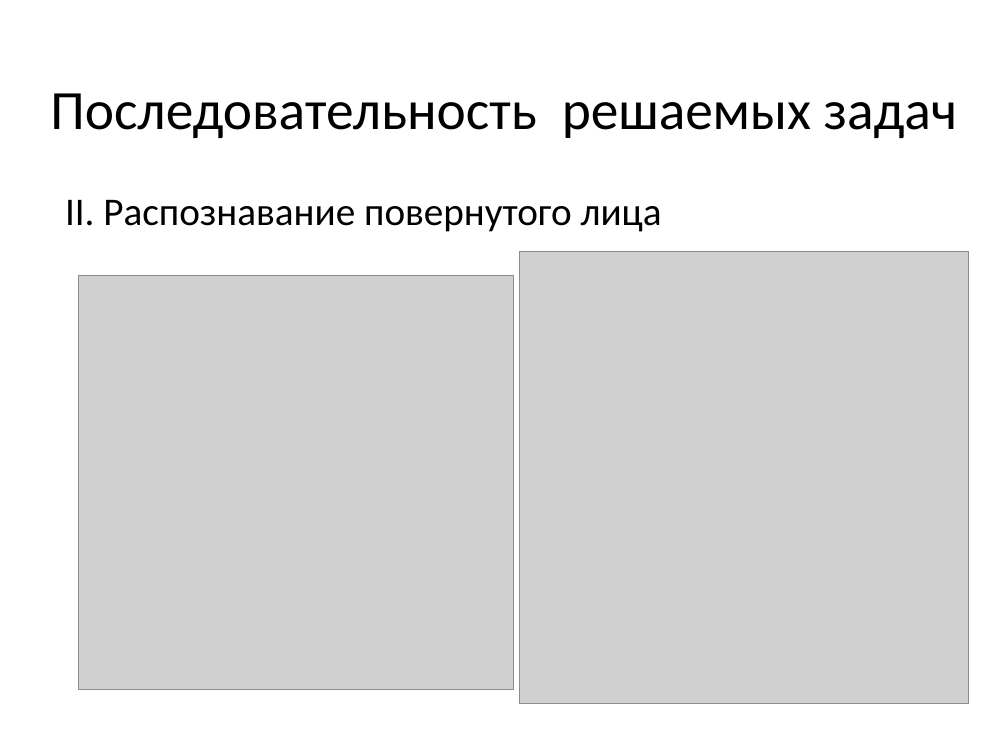
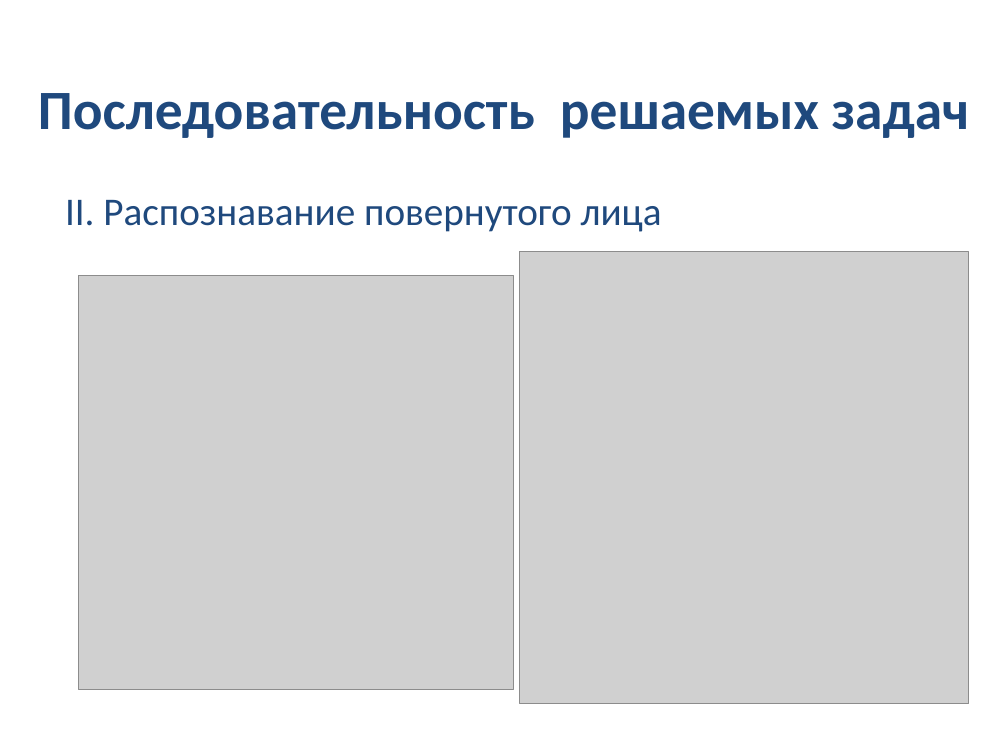
Before and after one commit to ohld/edipus, a slide deck: slide 5 of presentation_files/Презентация.pptx (slide 4 before the commit). Drawn at 1008x756 pixels with LibreOffice and Linux fonts; fonts in the diff are those of the drawing; grey boxes stand for pictures. Boxes give left, top, right and bottom in pixels: in the first picture for what was removed or moved away, otherwise in the second. Text is boxed around its words. In the diff, an @@ line names an element or a change of style, - is before the commit and + after.

```diff
--- a/presentation_files/Презентация.pptx
+++ b/presentation_files/Презентация.pptx
@@ title "Последовательность решаемых задач" at (x1=38, y1=93, x2=970, y2=138): text colour #000000 to #1F497D, bold on @@
@@ text "II. Распознавание повернутого лица" at (x1=65, y1=200, x2=662, y2=232): text colour #000000 to #1F497D @@
```
Also in this commit, not shown: 5 other slides changed, 2 slides added.
